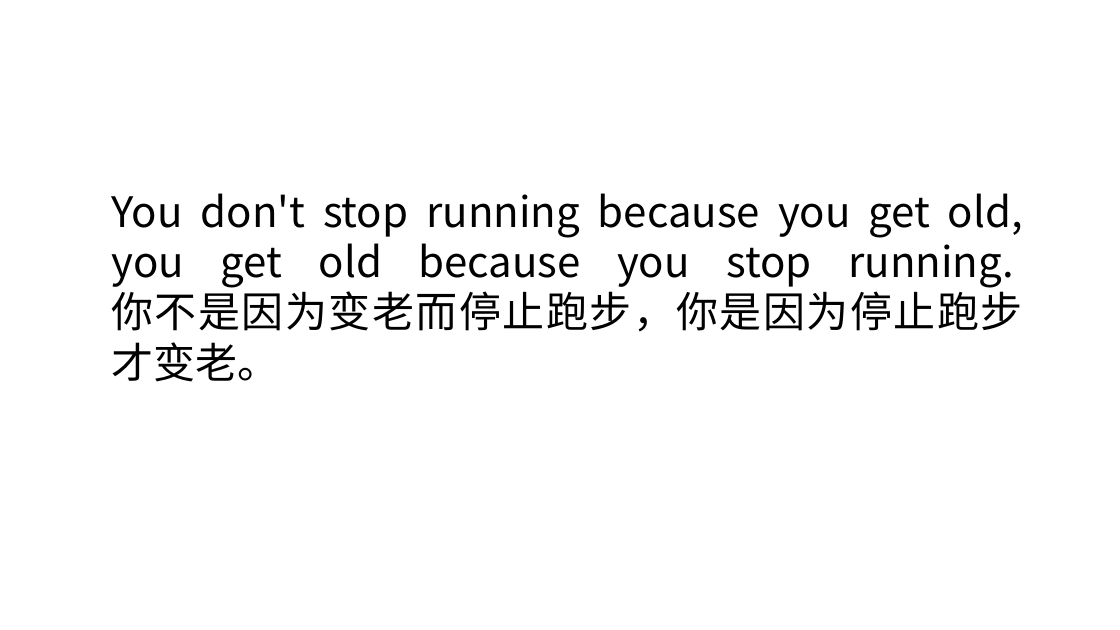
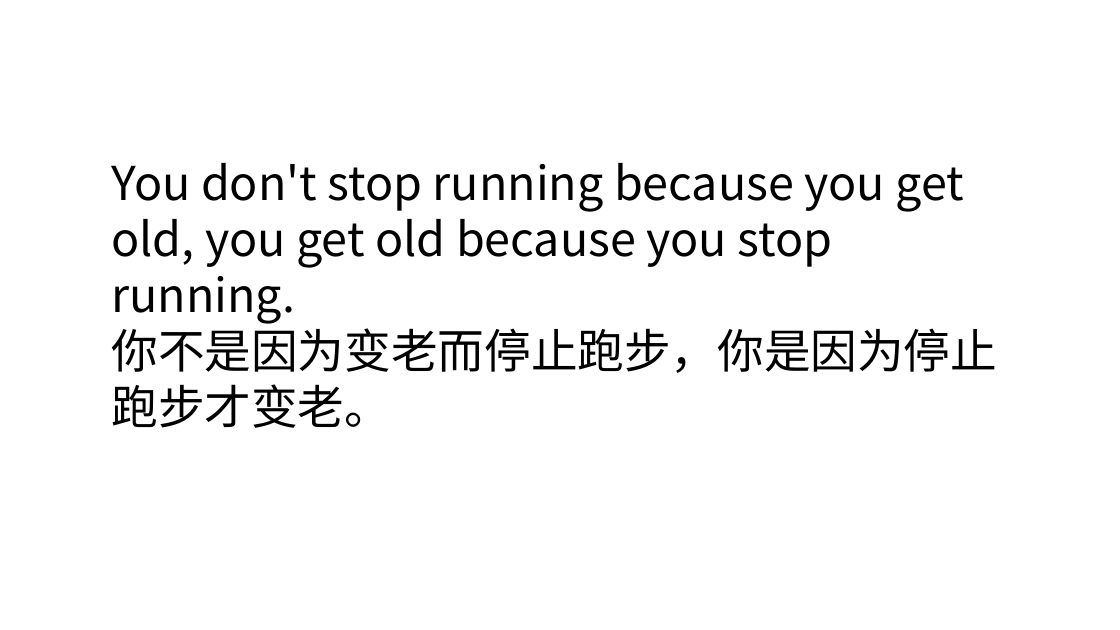
Before and after one commit to FredJiangFei/freetalk, a slide deck: slide 18 of 跑鞋/prod.pptx (slide 20 before the commit). Drawn at 1120x630 pixels with LibreOffice and Linux fonts; fonts in the diff are those of the drawing. Boxes give left, top, right and bottom in pixels: in the first picture for what was removed or moved away, otherwise in the second. Text is boxed around its words. In the diff, an @@ line names an element or a change of style, - is before the commit and + after.

```diff
--- a/跑鞋/prod.pptx
+++ b/跑鞋/prod.pptx
@@ text "You don't stop running because ..." moved from (x1=111, y1=193, x2=1023, y2=382) to (x1=111, y1=163, x2=997, y2=428) @@
@@ text "You don't stop running because ..." at (x1=111, y1=163, x2=997, y2=428): size 36 to 40 pt; alignment justified to left @@
```
Also in this commit, not shown: 6 other slides changed, 1 slide added, 3 slides removed.
